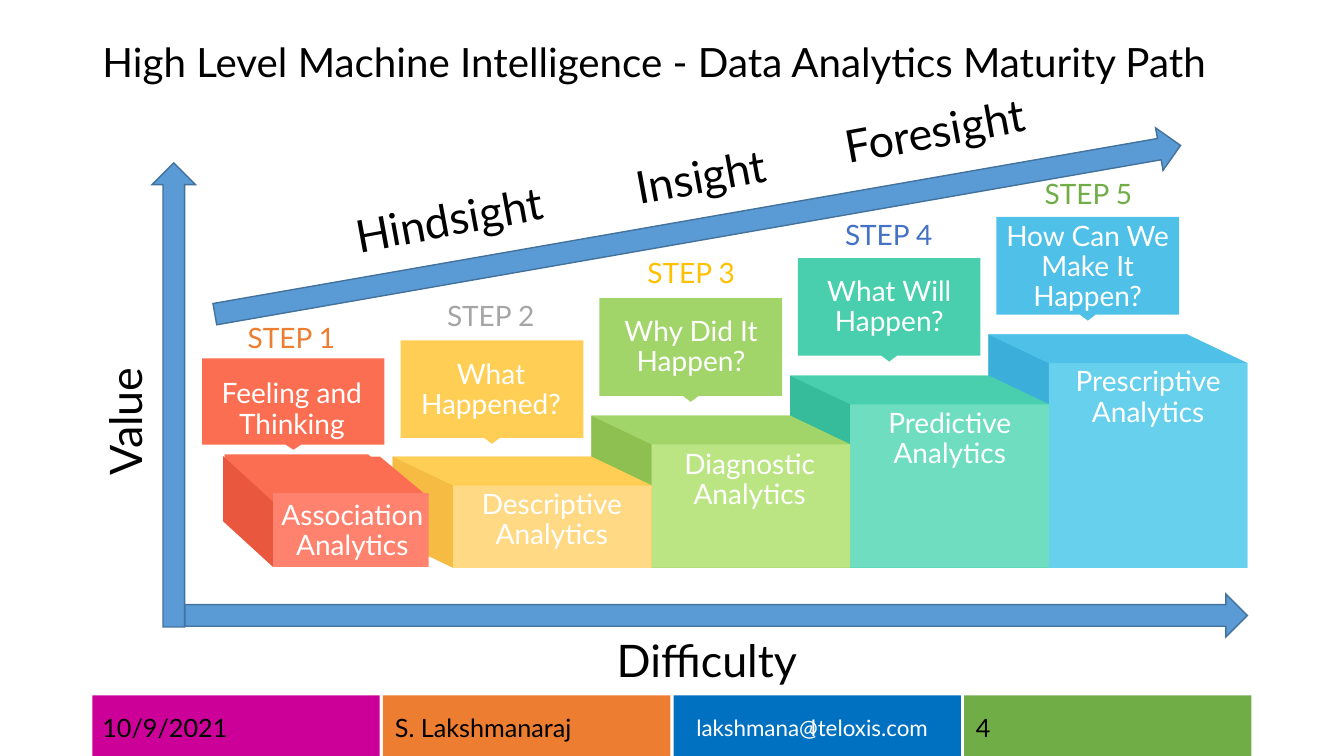
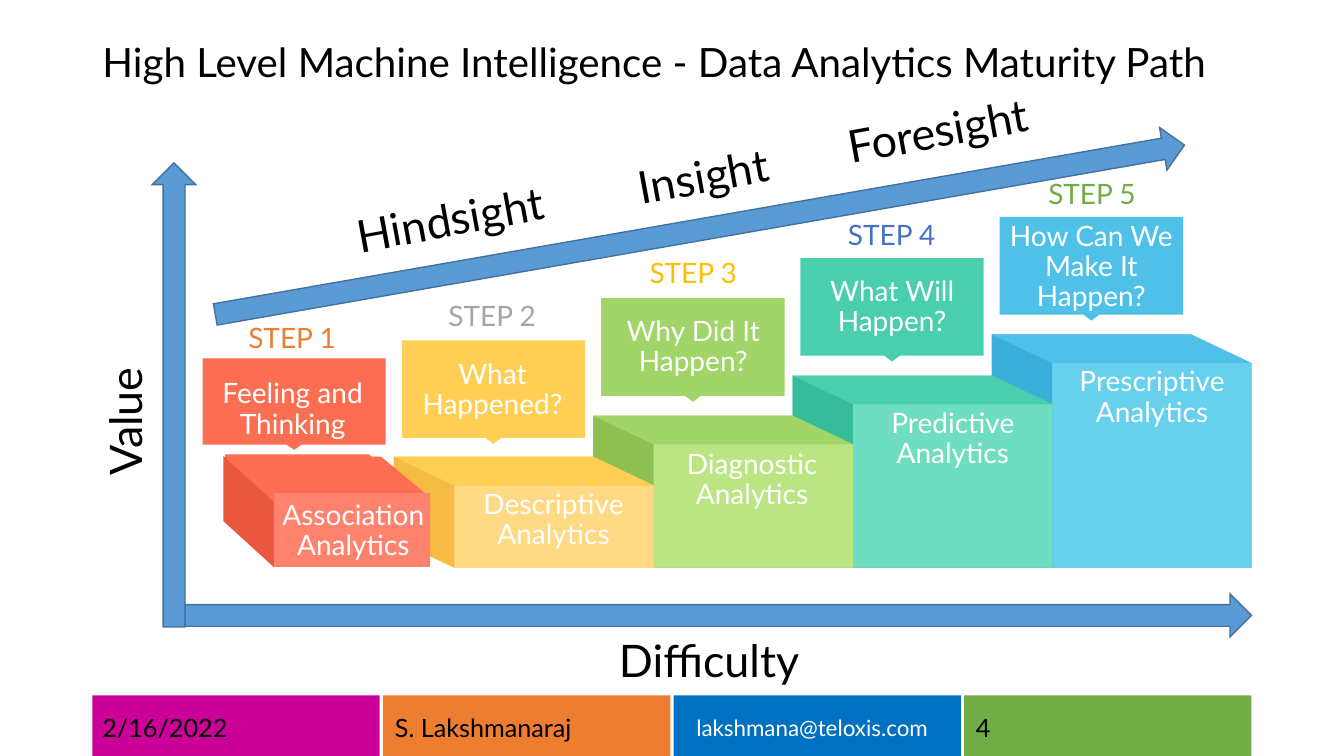
Before and after one commit to lksmangai/DeepLearning, a slide deck: slide 4 of MachineIntelligence.pptx. Drawn at 1344x756 pixels with LibreOffice and Linux fonts; fonts in the diff are those of the drawing. Boxes give left, top, right and bottom in pixels: in the first picture for what was removed or moved away, otherwise in the second. Text is boxed around its words. In the diff, an @@ line names an element or a change of style, - is before the commit and + after.

```diff
--- a/MachineIntelligence.pptx
+++ b/MachineIntelligence.pptx
@@ down arrow: place and size @@
-down arrow at bbox=[211, 125, 1185, 336]
+down arrow at bbox=[212, 124, 1189, 336]
@@ 3 freeform shapes, 2 texts, 1 rectangle: place and size @@
-3 freeform shapes, 2 texts, 1 rectangle at bbox=[818, 78, 1248, 569]
+3 freeform shapes, 2 texts, 1 rectangle at bbox=[821, 78, 1252, 569]
@@ outline redrawn in 16 elements at bbox=[229, 457, 426, 495], bbox=[394, 457, 455, 568], bbox=[225, 455, 413, 561], bbox=[203, 359, 386, 451], bbox=[594, 415, 654, 568], bbox=[792, 376, 853, 569], bbox=[394, 457, 654, 568], bbox=[394, 457, 654, 486], bbox=[402, 341, 586, 445], bbox=[601, 298, 784, 402], bbox=[992, 335, 1053, 569], bbox=[792, 376, 1053, 569], bbox=[594, 415, 854, 568], bbox=[792, 376, 1053, 405], bbox=[594, 415, 854, 445], bbox=[801, 258, 984, 362] @@
@@ down arrow: place and size @@
-down arrow at bbox=[185, 593, 1248, 637]
+down arrow at bbox=[185, 594, 1252, 638]
@@ text at bbox=[102, 718, 227, 738]: text changed @@
-10/9/2021
+2/16/2022
@@ text removed at bbox=[811, 716, 816, 741] @@
-l
```
Also in this commit, not shown: 21 other slides changed, 1 other file.
